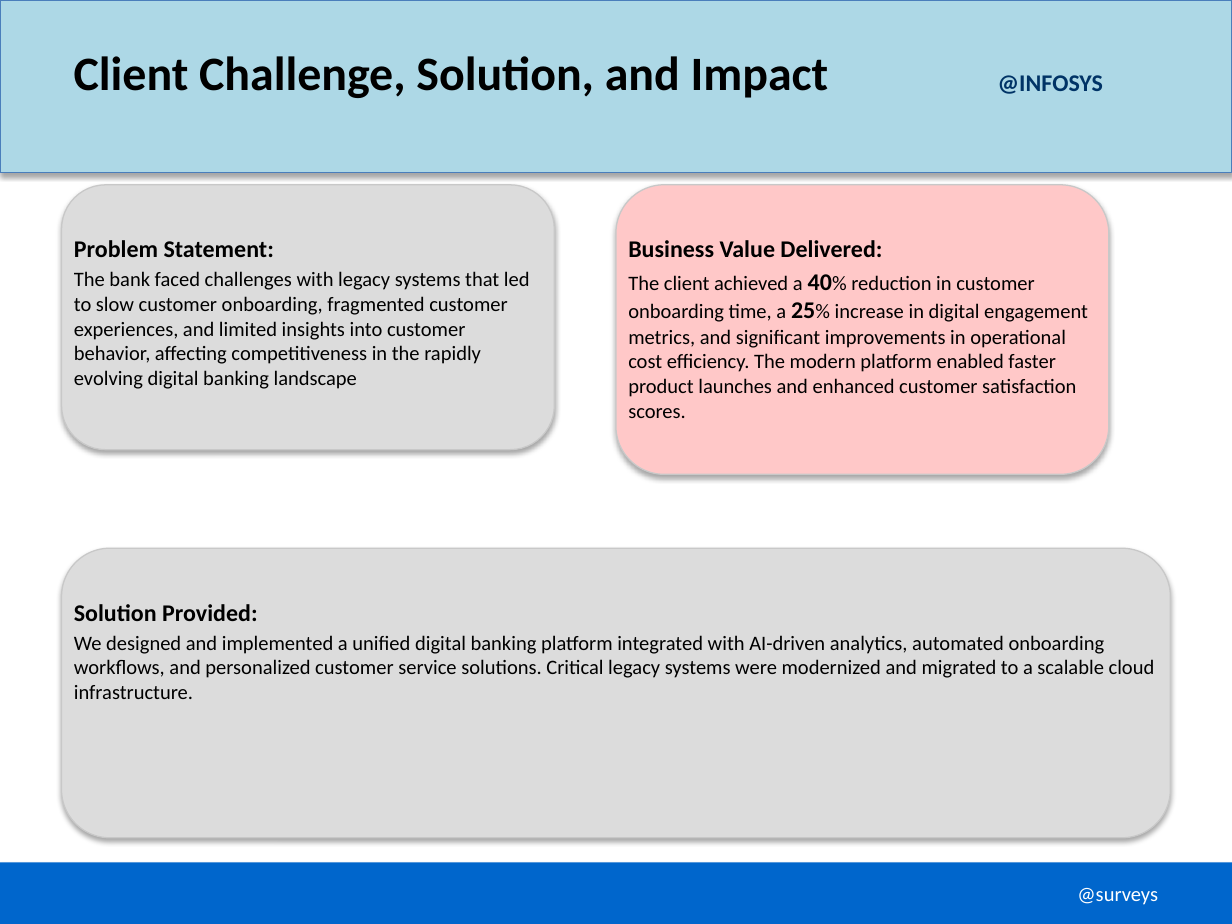
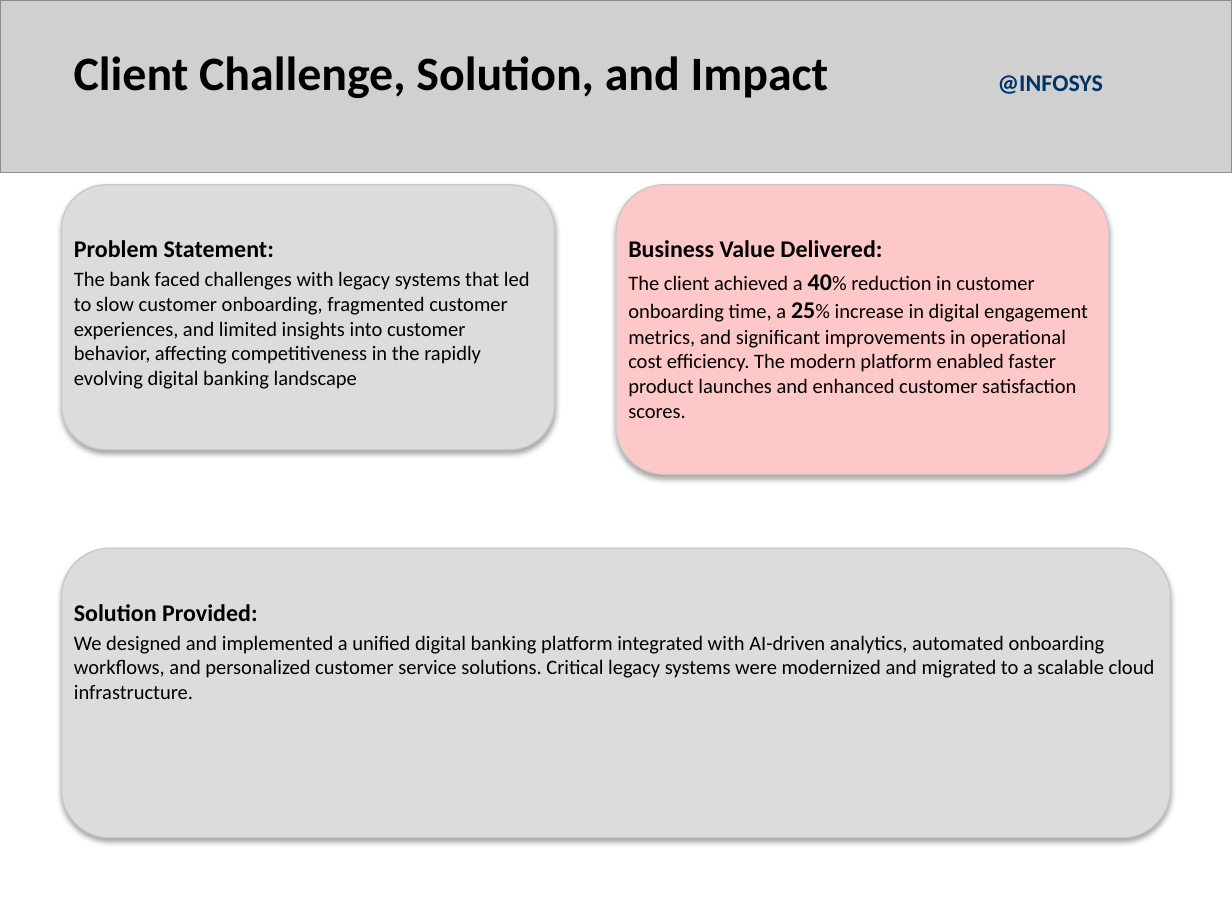
Before and after one commit to sirisurneni/htmltoppt, a slide deck: slide 3 of presentation.pptx (slide 2 before the commit). Drawn at 1232x924 pixels with LibreOffice and Linux fonts; fonts in the diff are those of the drawing; grey boxes stand for pictures. Boxes give left, top, right and bottom in pixels: in the first picture for what was removed or moved away, otherwise in the second. Text is boxed around its words. In the diff, an @@ line names an element or a change of style, - is before the commit and + after.

```diff
--- a/presentation.pptx
+++ b/presentation.pptx
@@ rectangle removed at <box>0,0,1232,172</box> @@
@@ picture added at <box>0,0,1232,172</box> @@
@@ rectangle removed at <box>0,862,1232,924</box> @@
@@ text removed at <box>1077,888,1158,905</box> @@
-@surveys
```
Also in this commit, not shown: 2 other slides changed, 2 slides added, 5 other files.
